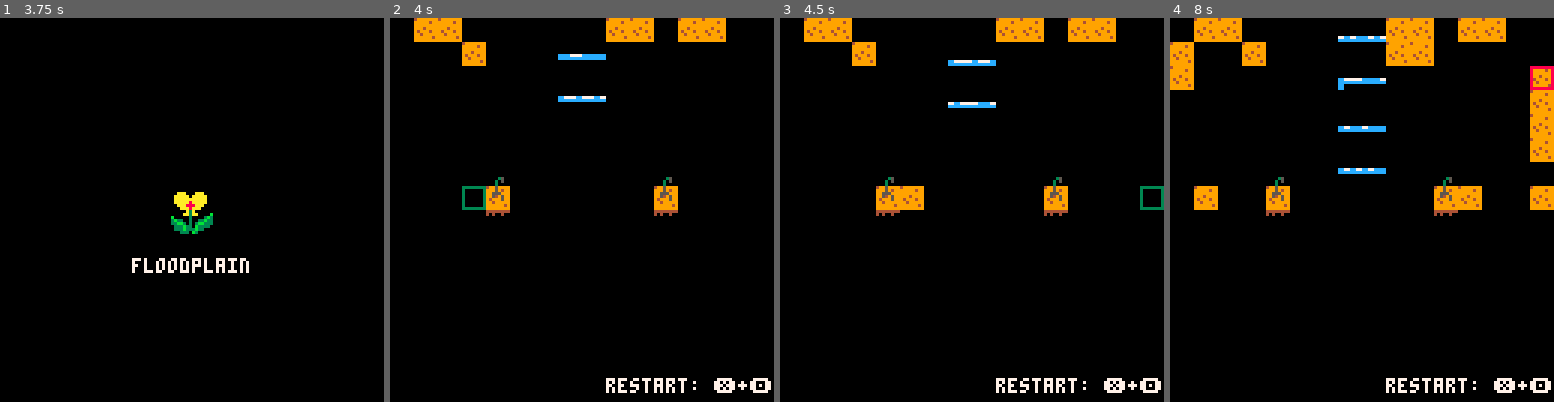
Above: before the commit, frames 1-4 (left to right).
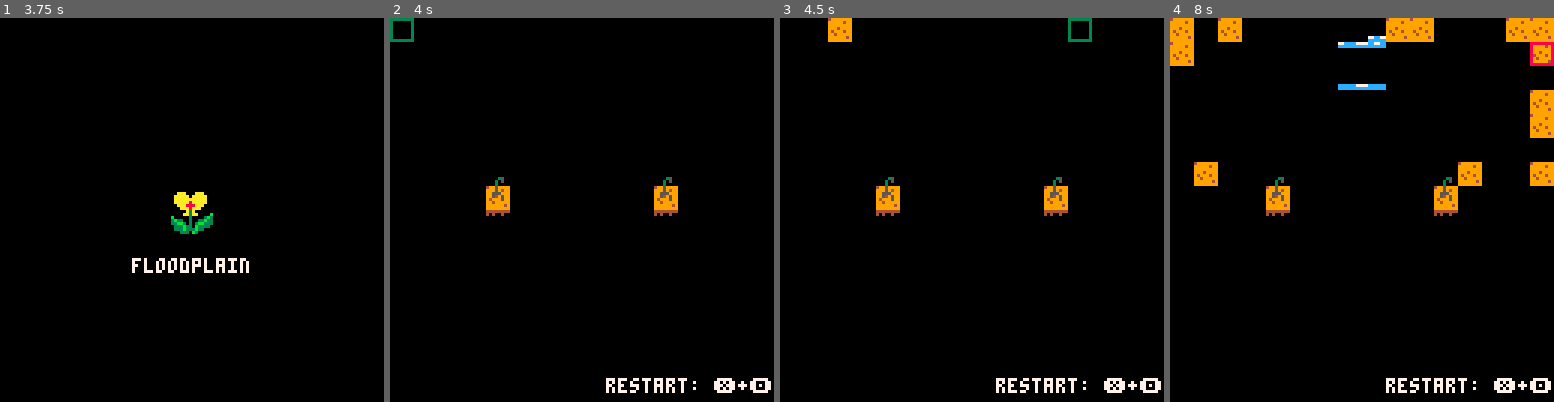
Above: after the commit, the same moments.

Repository: t-mw/herbarium
Game: PICO-8 cartridge ld38.p8
The game is run twice, just before and just after one commit, with the same random seed, the same clock (stepped at 60 frames per second) and the same inputs.
Inputs:
- Up to frame 1 (3.75 s): tap X (X key) at 0.33, 1.07, 1.85, 2.97 s; tap O (Z key) at 0.7, 1.7, 2.1, 2.5, 2.9, 3.3, 3.7 s; hold Right 1.6-2.1 s; hold Up 2.15-2.42 s; hold Right 2.47-3.03 s; hold Left 3.08-3.58 s; hold Down from 3.63 s (still down)
- Up to frame 2 (4 s): release Down at 3.97 s
- Up to frame 3 (4.5 s): hold Right from 4.02 s (still down); tap X (X key) at 4.08 s; tap O (Z key) at 4.1 s
- Up to frame 4 (8 s): tap O (Z key) every 0.4 s from 4.5 to 7.7 s; release Right at 4.68 s; hold Up 4.73-5.03 s; hold Left 5.08-5.68 s; tap X (X key) at 5.2, 6.32, 7.43 s; hold Down 5.73-6.03 s; hold Right 6.08-6.58 s; hold Right 6.63-7.13 s; hold Up 7.18-7.45 s; hold Right from 7.5 s (still down)

Frame 1 is identical in both runs. In frame 2, 3.5% of the frame differs, in the area x 0-88%, y 0-50%; in frame 3, 3.3%; in frame 4, 8.5%, in the area x 0-100%, y 0-50%.

Commit message:
Pause update during start mode

Diff:
--- a/ld38.p8
+++ b/ld38.p8
@@ -481,8 +481,10 @@
     state_loaded_map = state_target_map
   end
 
-  update_voxels()
-  update_input()
+  if state_mode != game_mode.start then
+    update_voxels()
+    update_input()
+  end
 
   state_countdown = max(state_countdown - 1, 0)
 
